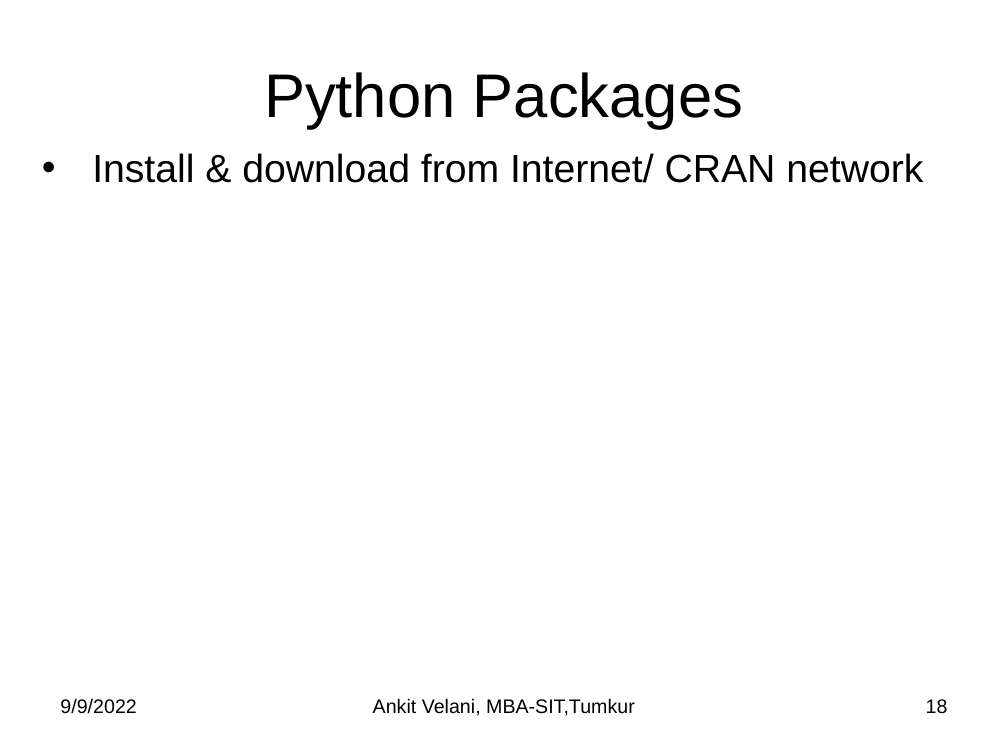
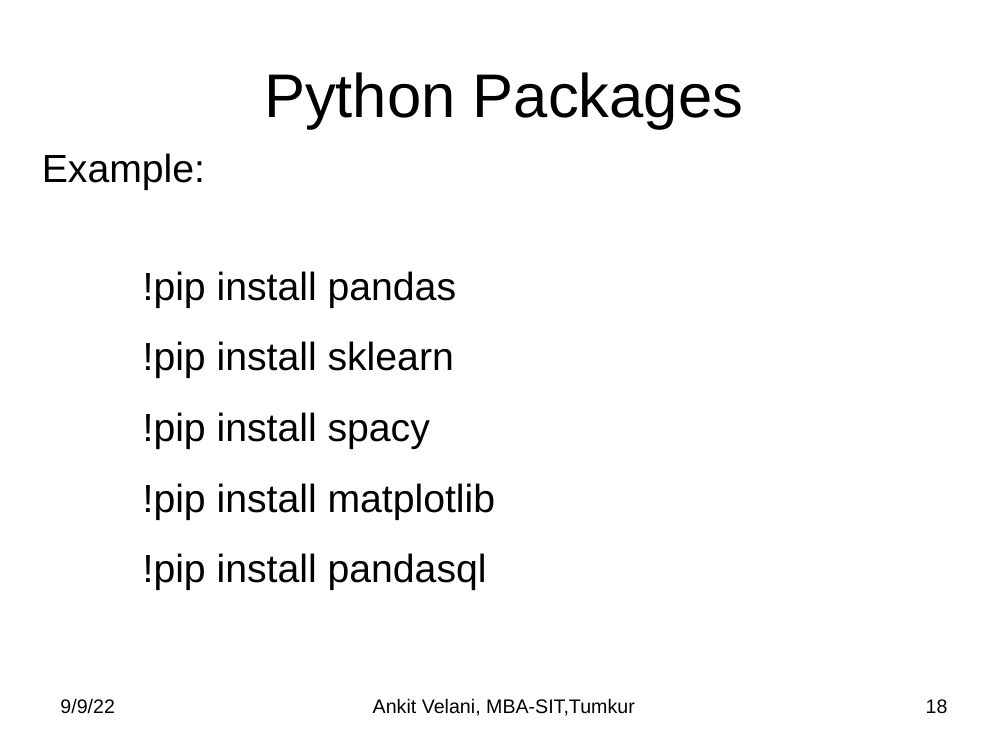
Before and after one commit to sitmbadept/sitmbadept.github.io, a slide deck: slide 18 of BDTM/Python/Unit-4-Python-Programming.pptx. Drawn at 1008x756 pixels with LibreOffice and Linux fonts; fonts in the diff are those of the drawing. Boxes give left, top, right and bottom in pixels: in the first picture for what was removed or moved away, otherwise in the second. Text is boxed around its words. In the diff, an @@ line names an element or a change of style, - is before the commit and + after.

```diff
--- a/BDTM/Python/Unit-4-Python-Programming.pptx
+++ b/BDTM/Python/Unit-4-Python-Programming.pptx
@@ text at box(42, 153, 496, 590): text changed @@
-• Install & download from Internet/ CRAN network
+Example:
+!pip install pandas
+!pip install sklearn
+!pip install spacy
+!pip install matplotlib
+!pip install pandasql
@@ text at box(60, 698, 114, 714): text changed @@
-9/9/2022
+9/9/22
```
Also in this commit, not shown: 19 other slides changed, 1 slide added, 10 slides removed, 1 other file.
